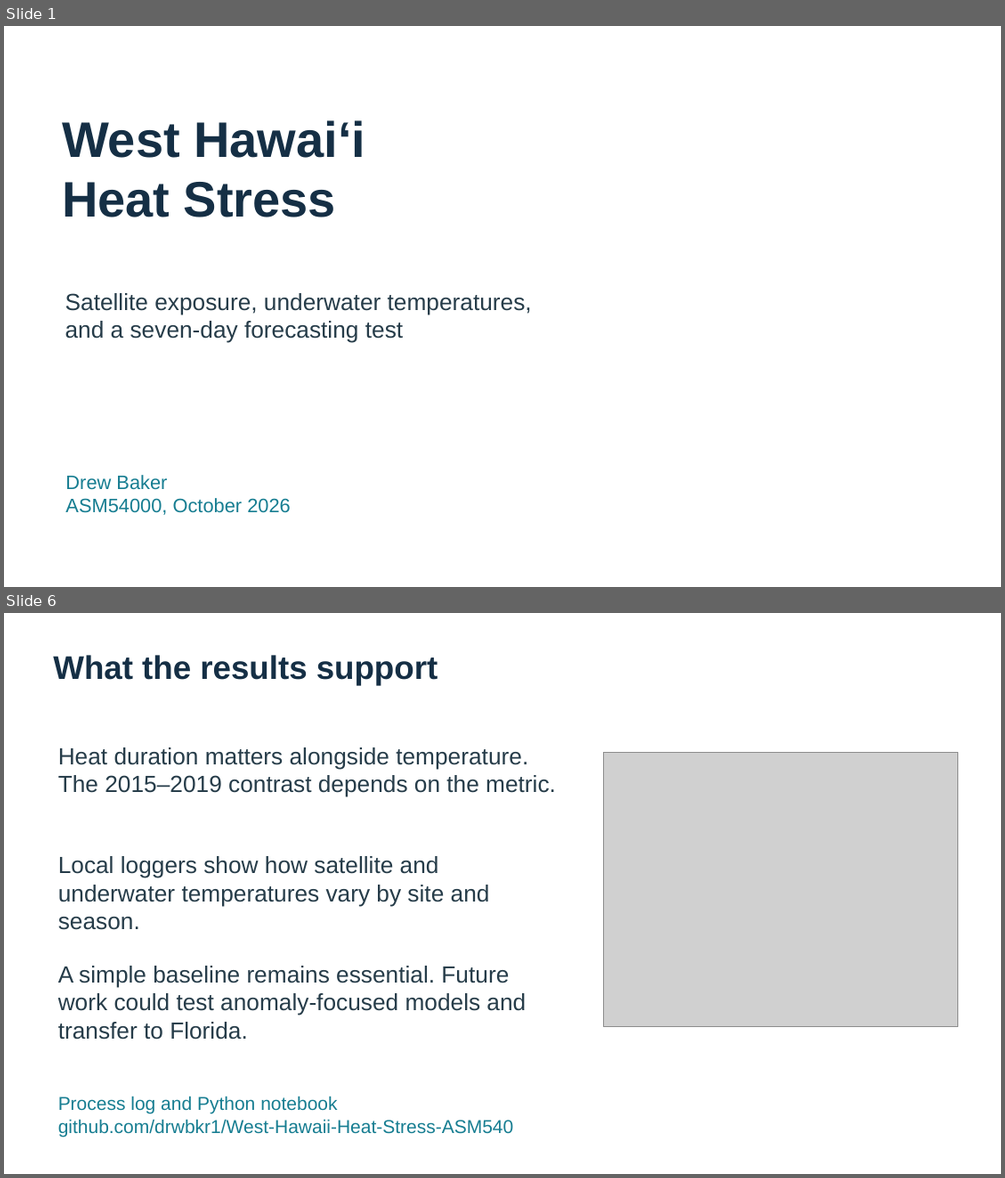
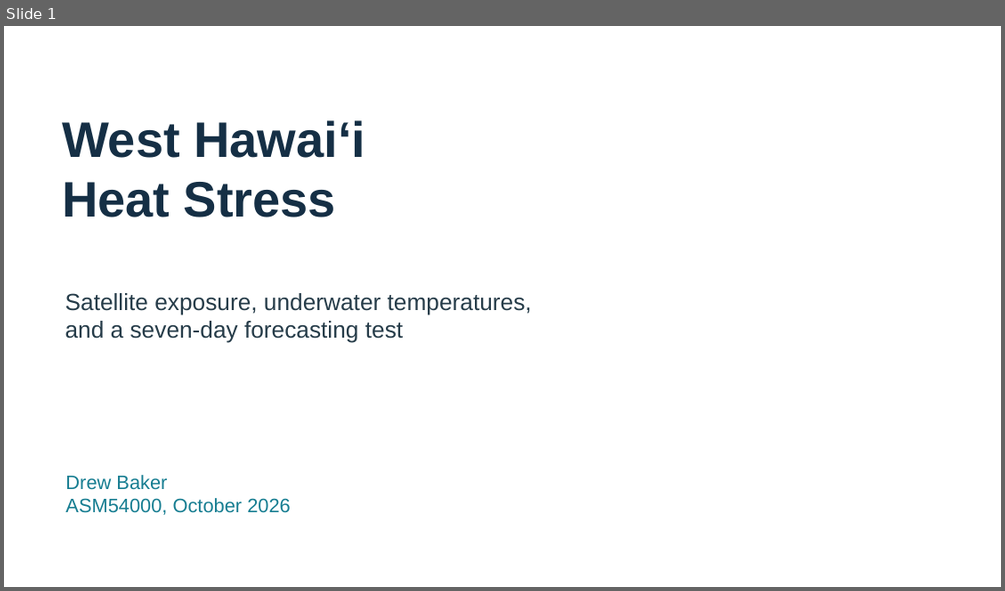
Before and after one commit to drwbkr1/West-Hawaii-Heat-Stress-ASM540, a slide deck: GISProjectDrewBaker/Documentation/GISPresentationDrewBaker.pptx. Shown one above the other, each under a label of ours: slides 1 and 6 before the commit, slide 1 after it; the slides between them are not shown. The pictures are 1005x1178 and 1005x591 pixels, drawn with LibreOffice and Linux fonts; fonts in the diff are those of the drawing; grey boxes stand for pictures. Boxes give left, top, right and bottom in pixels: in the first picture for what was removed or moved away, otherwise in the second. Text is boxed around its words. In the diff, an @@ line names an element or a change of style, - is before the commit and + after.

Commit message:
Revise presentation methods and forecast results

```diff
--- a/GISProjectDrewBaker/Documentation/GISPresentationDrewBaker.pptx
+++ b/GISProjectDrewBaker/Documentation/GISPresentationDrewBaker.pptx
@@ slide 6 removed at (4, 613, 1001, 1174), background #FFFFFF @@
@@ text removed at (53, 655, 437, 685) @@
-What the results support
@@ text removed at (58, 747, 556, 797) @@
-Heat duration matters alongside temperature. The 2015–2019 contrast depends on the metric.
@@ picture removed at (604, 753, 958, 1027) @@
@@ text removed at (58, 856, 490, 930) @@
-Local loggers show how satellite and underwater temperatures vary by site and season.
@@ text removed at (58, 965, 526, 1039) @@
-A simple baseline remains essential. Future work could test anomaly-focused models and transfer to Florida.
@@ text removed at (58, 1095, 514, 1136) @@
-Process log and Python notebook
-github.com/drwbkr1/West-Hawaii-Heat-Stress-ASM540
```
Also in this commit, not shown: 1 slide changed, 4 slides added, 3 other slides removed, 1 other file.
